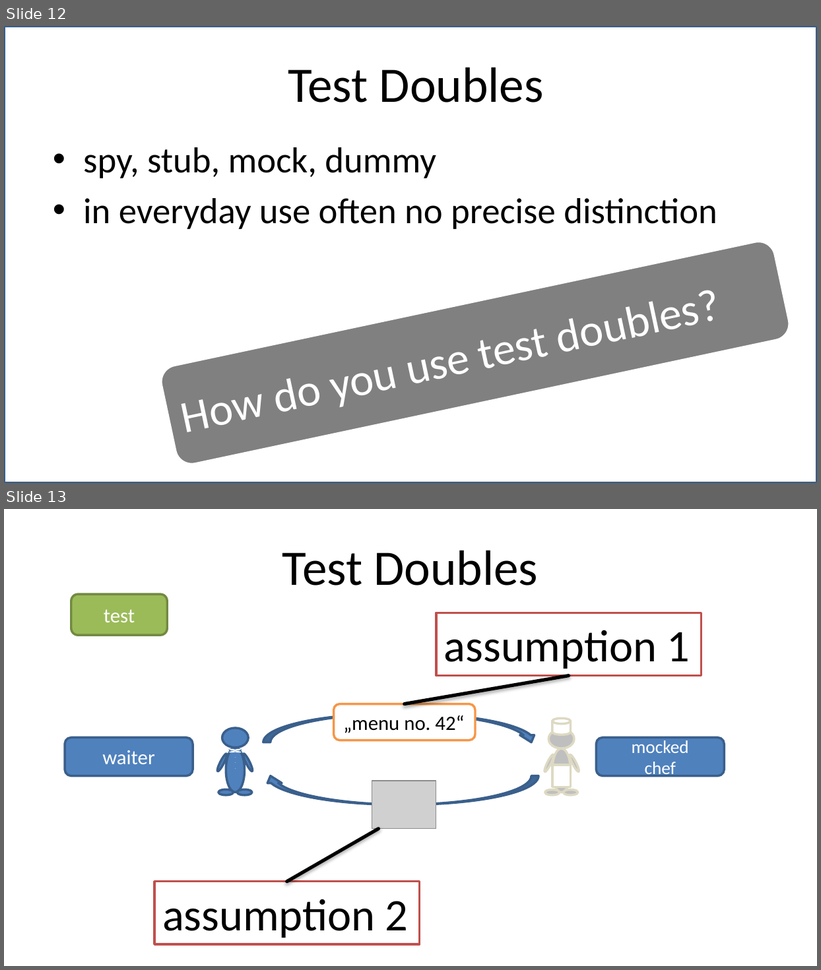
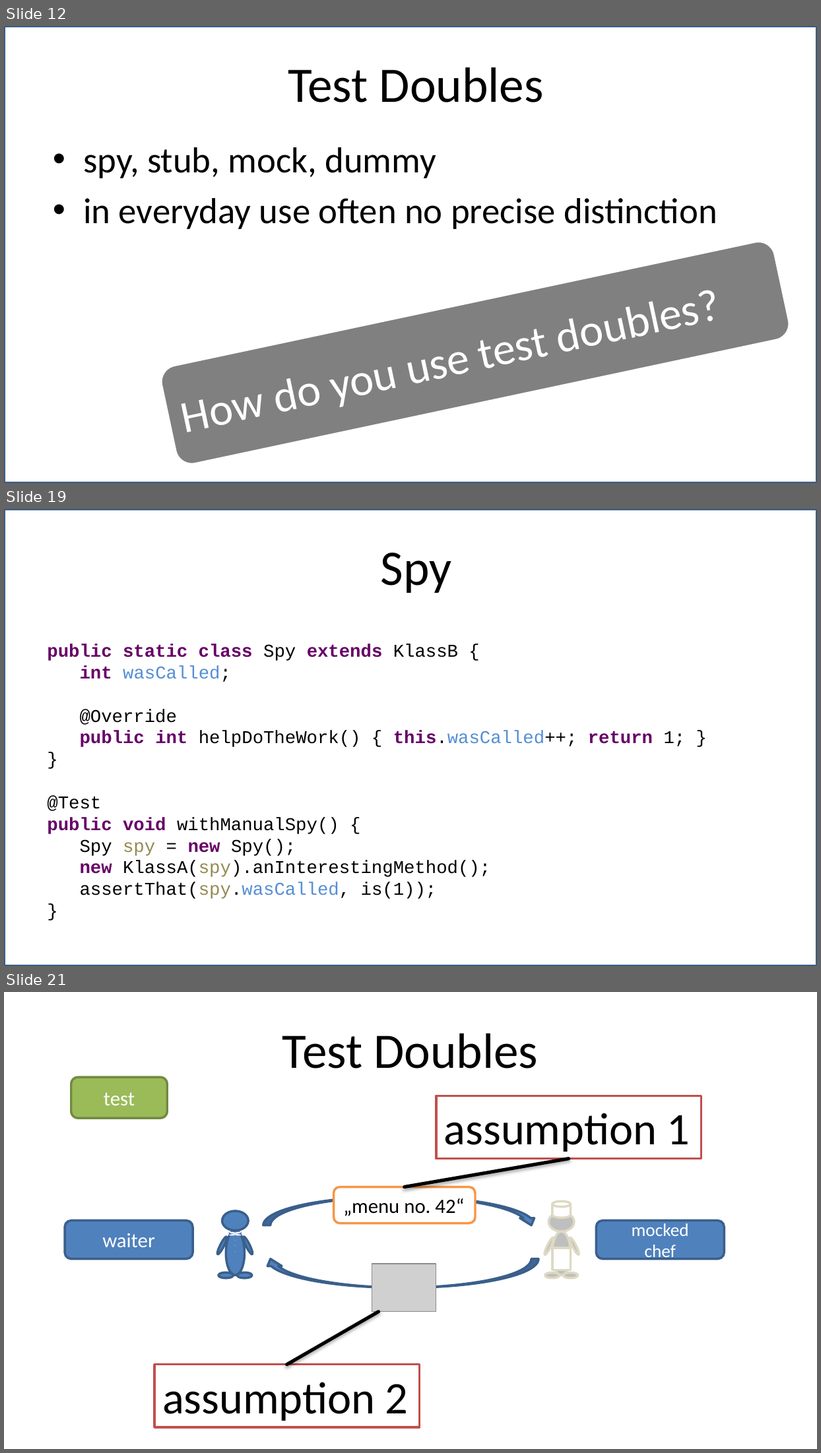
Before and after one commit to robindanzinger/chado_presentation, a slide deck: chadojs - who is testing the mocks - 16zu9.pptx. Shown one above the other, each under a label of ours: slides 12 and 13 before the commit, slides 12, 19 and 21 after it; the slides between them are not shown. The pictures are 821x970 and 821x1453 pixels, drawn with LibreOffice and Linux fonts; fonts in the diff are those of the drawing; grey boxes stand for pictures. Boxes give left, top, right and bottom in pixels: in the first picture for what was removed or moved away, otherwise in the second. Text is boxed around its words. In the diff, an @@ line names an element or a change of style, - is before the commit and + after.

Commit message:
added test double slides

```diff
--- a/chadojs - who is testing the mocks - 16zu9.pptx
+++ b/chadojs - who is testing the mocks - 16zu9.pptx
@@ slide 19 added at bbox=[4, 509, 817, 966], background #FFFFFF @@
@@ rectangle added at bbox=[4, 509, 817, 966], fill #FFFFFF at 74% opacity, outline #3A5F8C 2 pt @@
@@ title added at bbox=[380, 553, 451, 593], 44 pt, text #000000 @@
+Spy
@@ text added at bbox=[47, 644, 686, 899], 16 pt, text #000000 @@
+public static class Spy extends KlassB {
+int wasCalled;
+@Override
+public int helpDoTheWork() { this.wasCalled++; return 1; }
+}
+@Test
+public void withManualSpy() {
+Spy spy = new Spy();
+new KlassA(spy).anInterestingMethod();
+assertThat(spy.wasCalled, is(1));
+}
@@ what was slide 13 is now slide 21 @@
```
Also in this commit, not shown: 7 other slides added.
